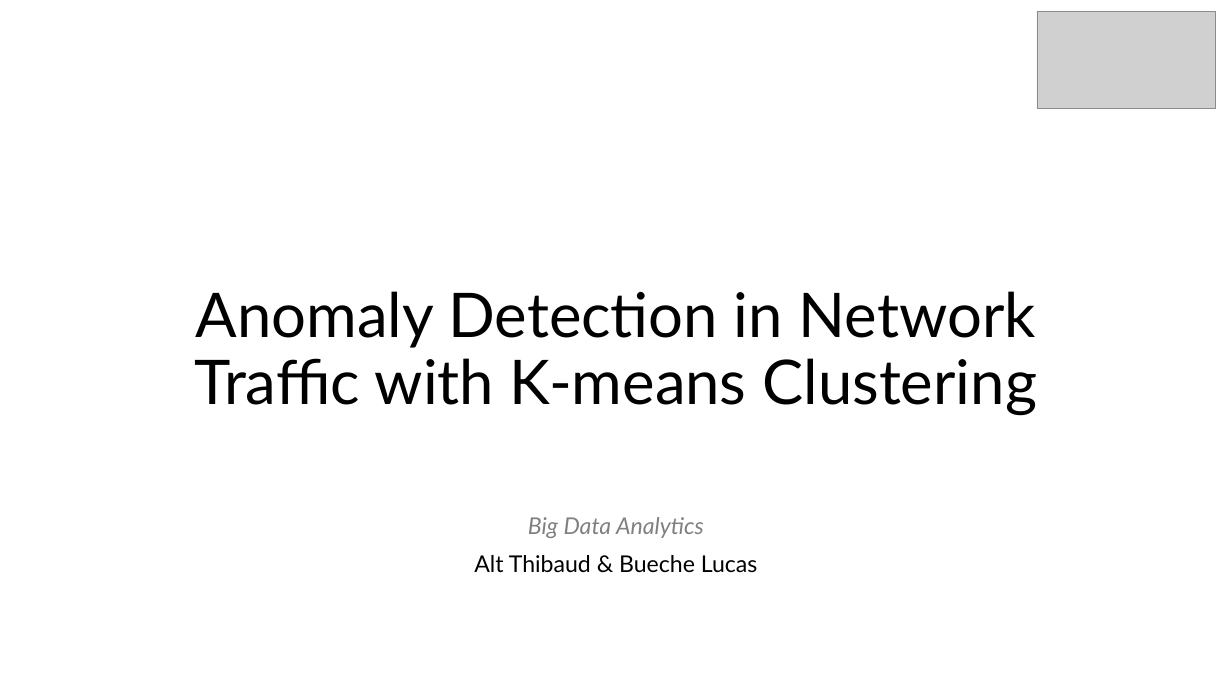
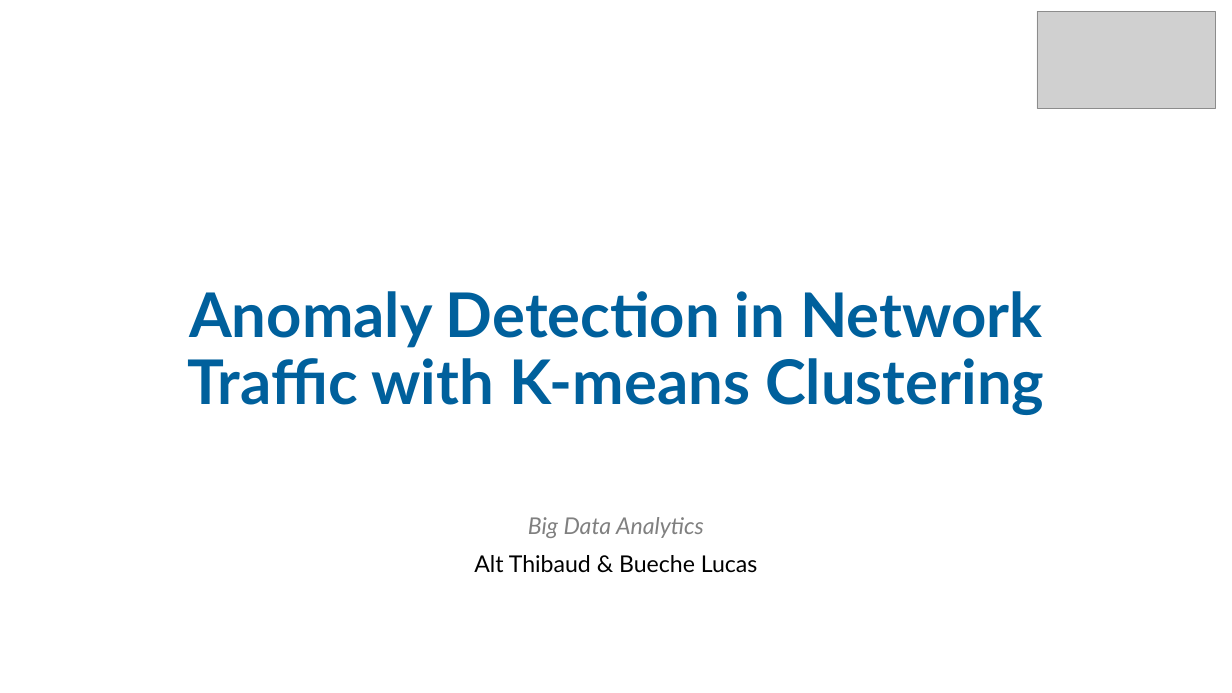
Before and after one commit to weevood/MA-BDA_Project, a slide deck: slide 1 of Documentation/Anomaly-Detection-in-Network-Traffic-with-K-means-Clustering.pptx. Drawn at 1232x693 pixels with LibreOffice and Linux fonts; fonts in the diff are those of the drawing; grey boxes stand for pictures. Boxes give left, top, right and bottom in pixels: in the first picture for what was removed or moved away, otherwise in the second. Text is boxed around its words. In the diff, an @@ line names an element or a change of style, - is before the commit and + after.

```diff
--- a/Documentation/Anomaly-Detection-in-Network-Traffic-with-K-means-Clustering.pptx
+++ b/Documentation/Anomaly-Detection-in-Network-Traffic-with-K-means-Clustering.pptx
@@ title "Anomaly Detection in Network Traffic ..." at [187,291,1044,415]: text colour #000000 to #00609C, bold on @@
```
Also in this commit, not shown: 5 other slides changed, 3 slides added, 1 other file.
